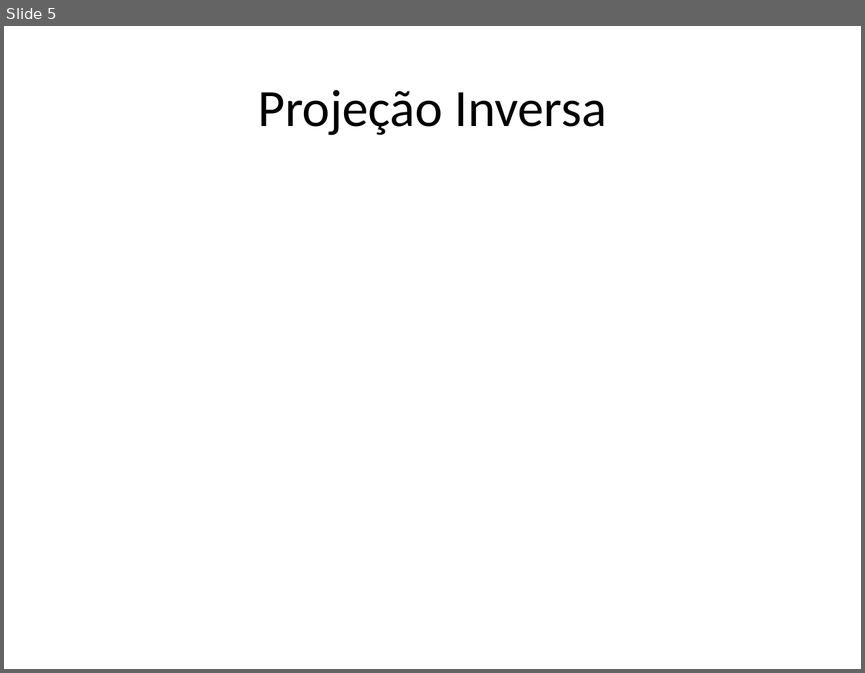
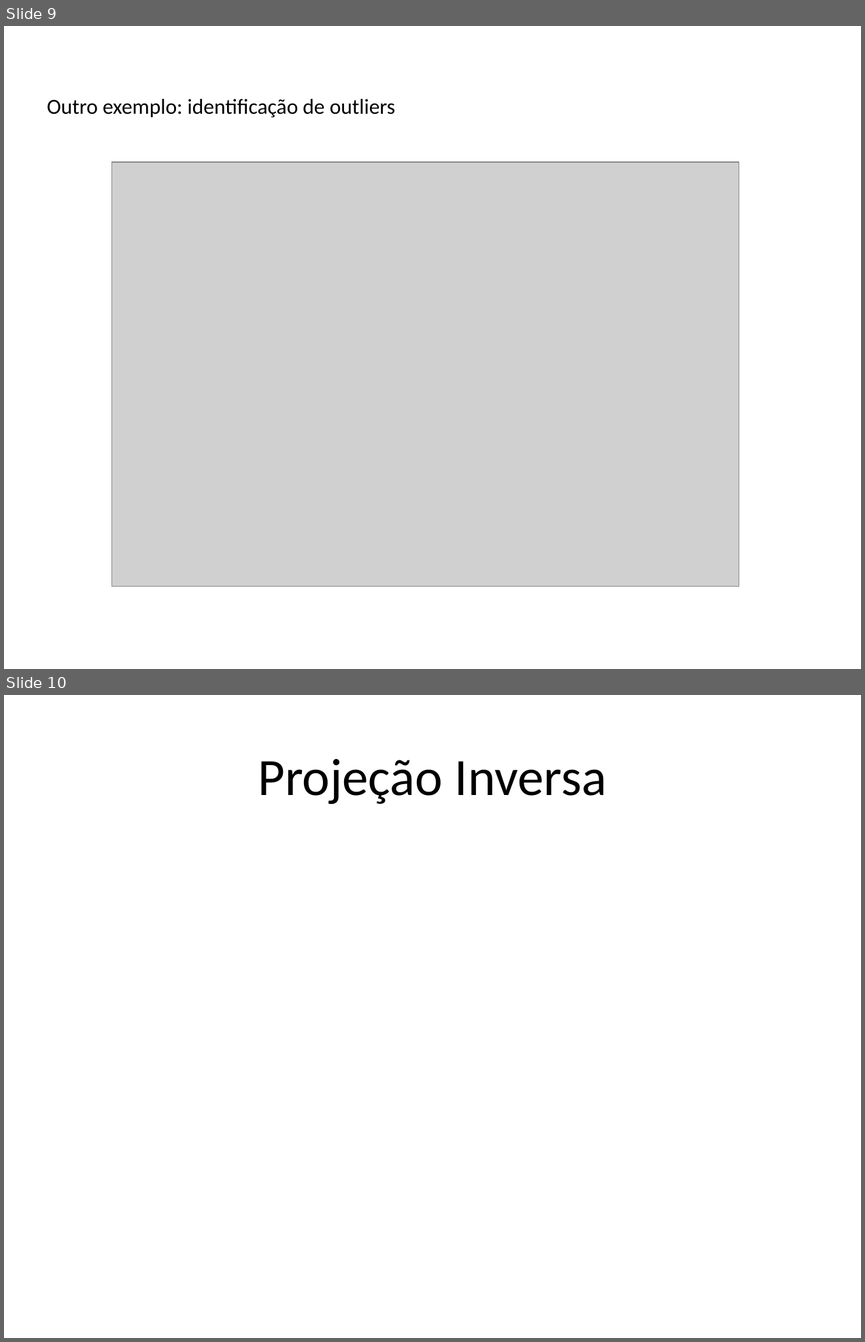
Before and after one commit to lquatrin/inf2031, a slide deck: pres.pptx. Shown one above the other, each under a label of ours: slide 5 before the commit, slides 9 and 10 after it. The pictures are 865x673 and 865x1342 pixels, drawn with LibreOffice and Linux fonts; fonts in the diff are those of the drawing; grey boxes stand for pictures. Boxes give left, top, right and bottom in pixels: in the first picture for what was removed or moved away, otherwise in the second. Text is boxed around its words. In the diff, an @@ line names an element or a change of style, - is before the commit and + after.

```diff
--- a/pres.pptx
+++ b/pres.pptx
@@ slide 9 added at [4, 26, 861, 669], background #FFFFFF @@
@@ text added at [47, 99, 395, 118], 18 pt, text #000000 @@
+Outro exemplo: identificação de outliers
@@ picture added at [112, 162, 739, 586] @@
@@ what was slide 5 is now slide 10 @@
```
Also in this commit, not shown: 2 slides changed, 6 other slides added, 2 slides removed.
